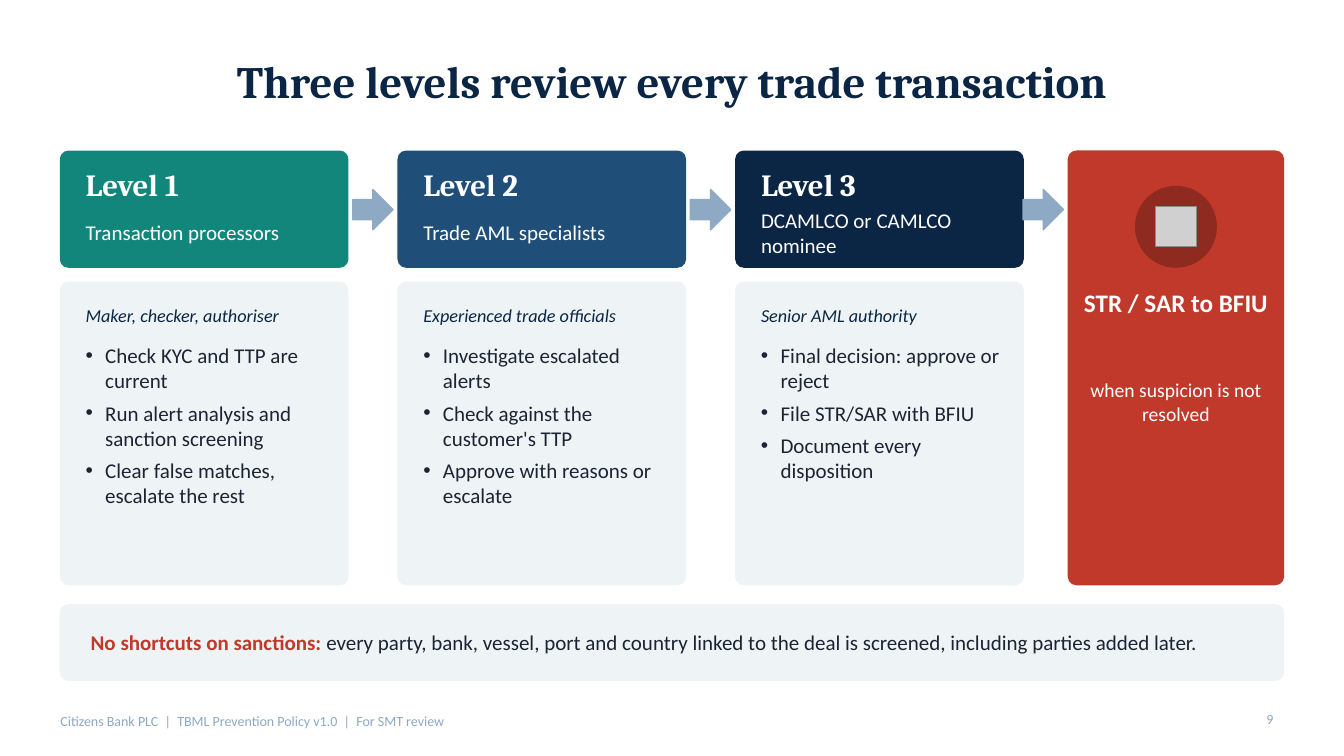
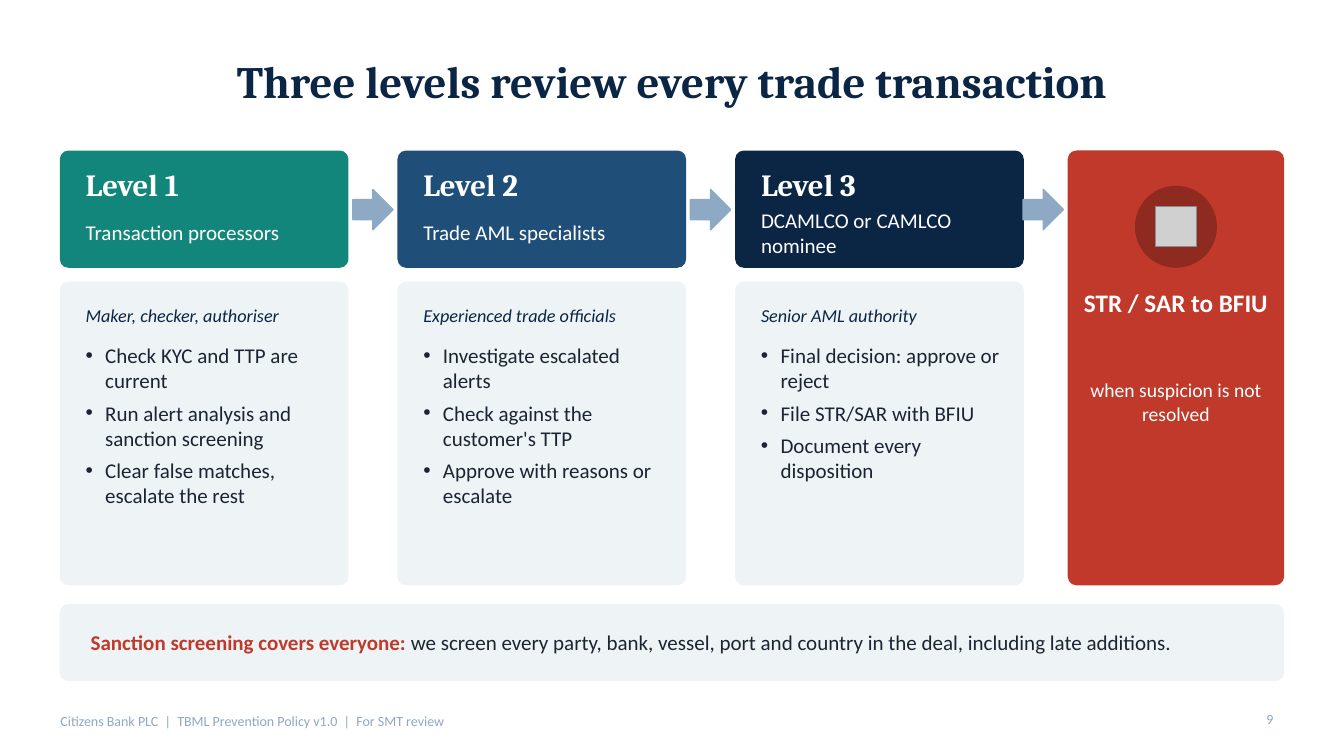
Before and after one commit to Subroto92/Code-check, a slide deck: slide 9 of TBML_Policy_SMT_Presentation.pptx. Drawn at 1344x756 pixels with LibreOffice and Linux fonts; fonts in the diff are those of the drawing; grey boxes stand for pictures. Boxes give left, top, right and bottom in pixels: in the first picture for what was removed or moved away, otherwise in the second. Text is boxed around its words. In the diff, an @@ line names an element or a change of style, - is before the commit and + after.

```diff
--- a/TBML_Policy_SMT_Presentation.pptx
+++ b/TBML_Policy_SMT_Presentation.pptx
@@ text at <box>91,635,1171,654</box>: text changed @@
-No shortcuts on sanctions: every party, bank, vessel, port and country linked to the deal is screened, including parties added later.
+Sanction screening covers everyone: we screen every party, bank, vessel, port and country in the deal, including late additions.
```
Also in this commit, not shown: 2 other slides changed.
